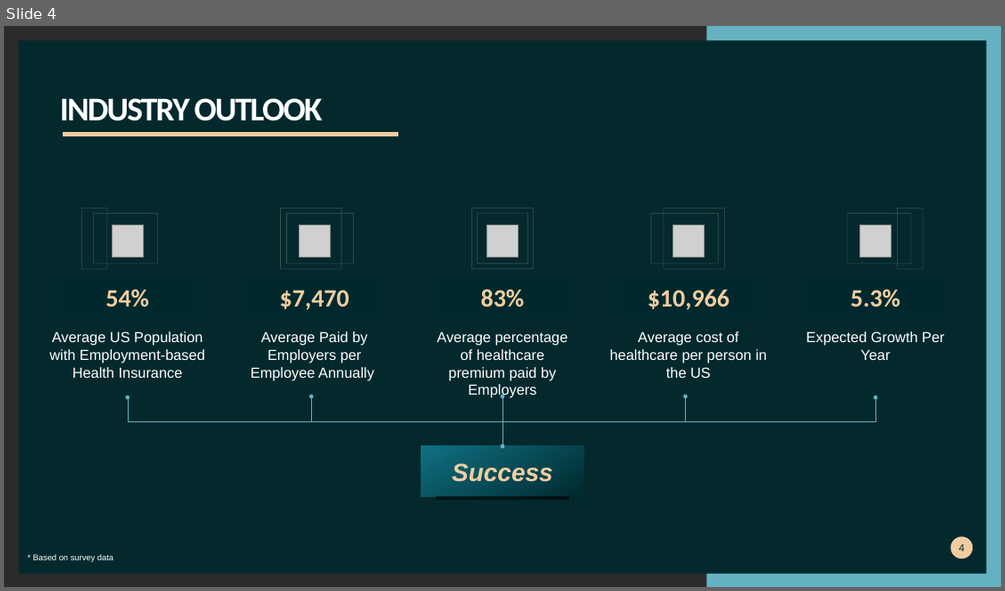
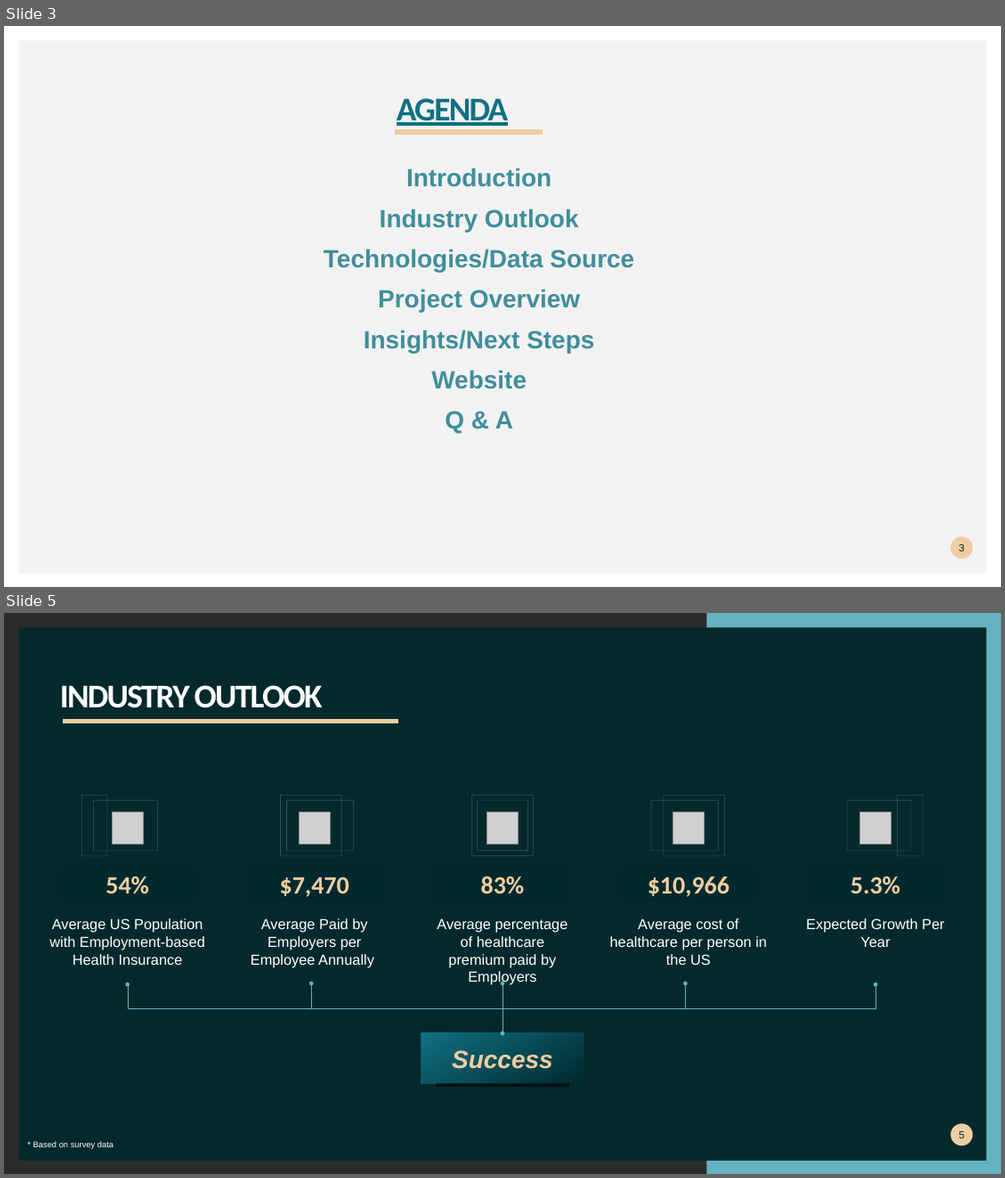
Before and after one commit to khutula/Medical-Insurance-Costs, a slide deck: Medical Insurance Cost.pptx. Shown one above the other, each under a label of ours: slide 4 before the commit, slides 3 and 5 after it; the slides between them are not shown. The pictures are 1005x591 and 1005x1178 pixels, drawn with LibreOffice and Linux fonts; fonts in the diff are those of the drawing; grey boxes stand for pictures; background and template pictures are left out; a plain dark background stands for a picture behind light text. Boxes give left, top, right and bottom in pixels: in the first picture for what was removed or moved away, otherwise in the second. Text is boxed around its words. In the diff, an @@ line names an element or a change of style, - is before the commit and + after.

```diff
--- a/Medical Insurance Cost.pptx
+++ b/Medical Insurance Cost.pptx
@@ slide 3 added at [4, 26, 1001, 587], background #FFFFFF @@
@@ rectangle added at [19, 41, 987, 573], fill #F2F2F2 @@
@@ title added at [396, 98, 508, 126], 32 pt, text #107082, bold, underline @@
+AGENDA
@@ line added from (395, 132) to (542, 132), #F0CDA1 5.75 pt @@
@@ text added at [324, 168, 634, 433], 24 pt, text #3F8E9D, bold @@
+Introduction
+Industry Outlook
+Technologies/Data Source
+Project Overview
+Insights/Next Steps
+Website
+Q & A
@@ page number added at [951, 537, 973, 559], fill #F0CDA1, 10 pt, text #00292E @@
+3
@@ what was slide 4 is now slide 5 @@
@@ page number at [959, 1131, 964, 1138]: text changed @@
-4
+5
```
Also in this commit, not shown: 5 slides changed, 8 other slides added, 8 slides removed.
